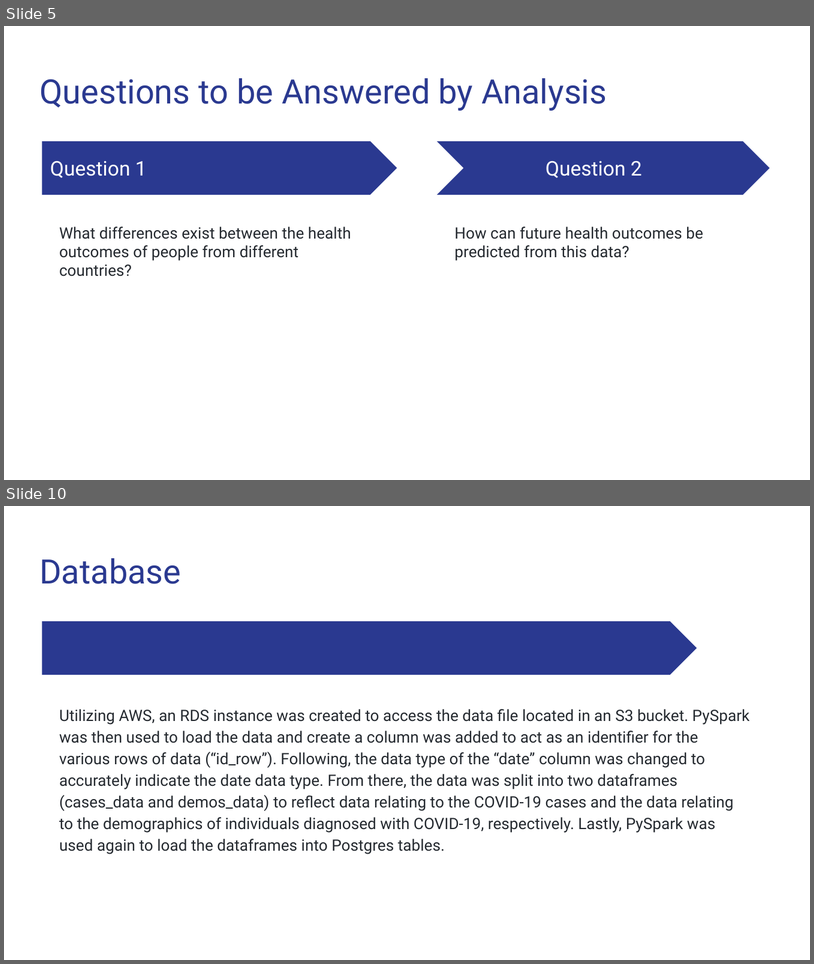
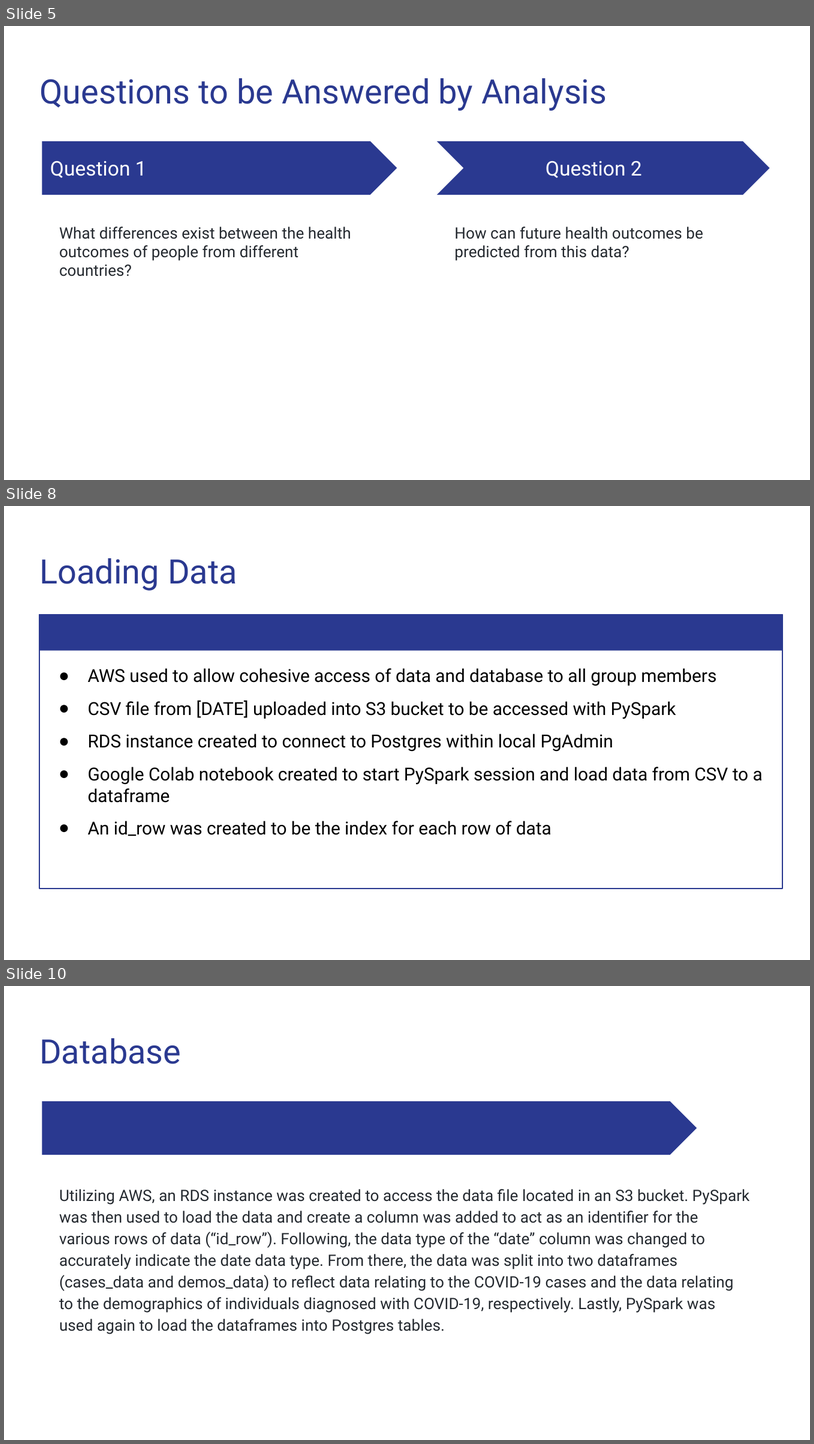
Before and after one commit to Magzzie/COVID-19_Analysis, a slide deck: COVID-19 Analysis.pptx. Shown one above the other, each under a label of ours: slides 5 and 10 before the commit, slides 5, 8 and 10 after it; the slides between them are not shown. The pictures are 814x964 and 814x1444 pixels, drawn with LibreOffice and Linux fonts; fonts in the diff are those of the drawing. Boxes give left, top, right and bottom in pixels: in the first picture for what was removed or moved away, otherwise in the second. Text is boxed around its words. In the diff, an @@ line names an element or a change of style, - is before the commit and + after.

```diff
--- a/COVID-19 Analysis.pptx
+++ b/COVID-19 Analysis.pptx
@@ slide 8 added at (x1=4, y1=506, x2=810, y2=960), background #FFFFFF @@
@@ title added at (x1=39, y1=558, x2=237, y2=591), 30 pt, text #2A3990 @@
+Loading Data
@@ rectangle added at (x1=39, y1=614, x2=783, y2=651), fill #2A3990 @@
@@ rectangle added at (x1=39, y1=614, x2=783, y2=888), outline #2A3990 0.75 pt, 16 pt, text #000000 @@
+● AWS used to allow cohesive access of data and database to all group members
+● CSV file from [DATE] uploaded into S3 bucket to be accessed with PySpark
+● RDS instance created to connect to Postgres within local PgAdmin
+● Google Colab notebook created to start PySpark session and load data from CSV to a dataframe
+● An id_row was created to be the index for each row of data
```
Also in this commit, not shown: 3 slides changed, 1 other slide added, 2 slides removed.
